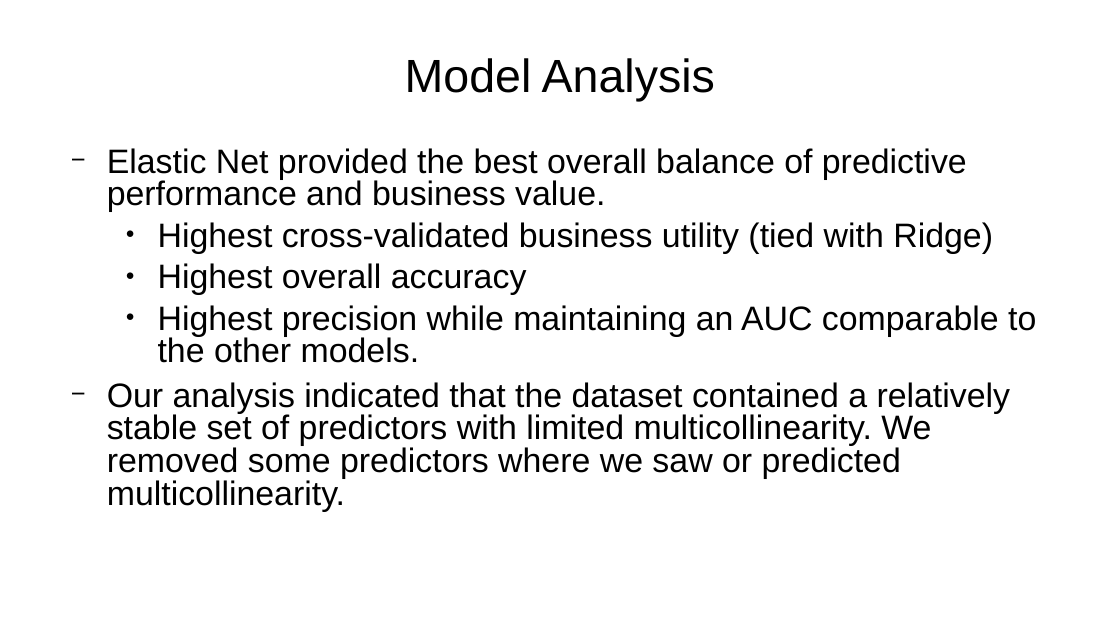
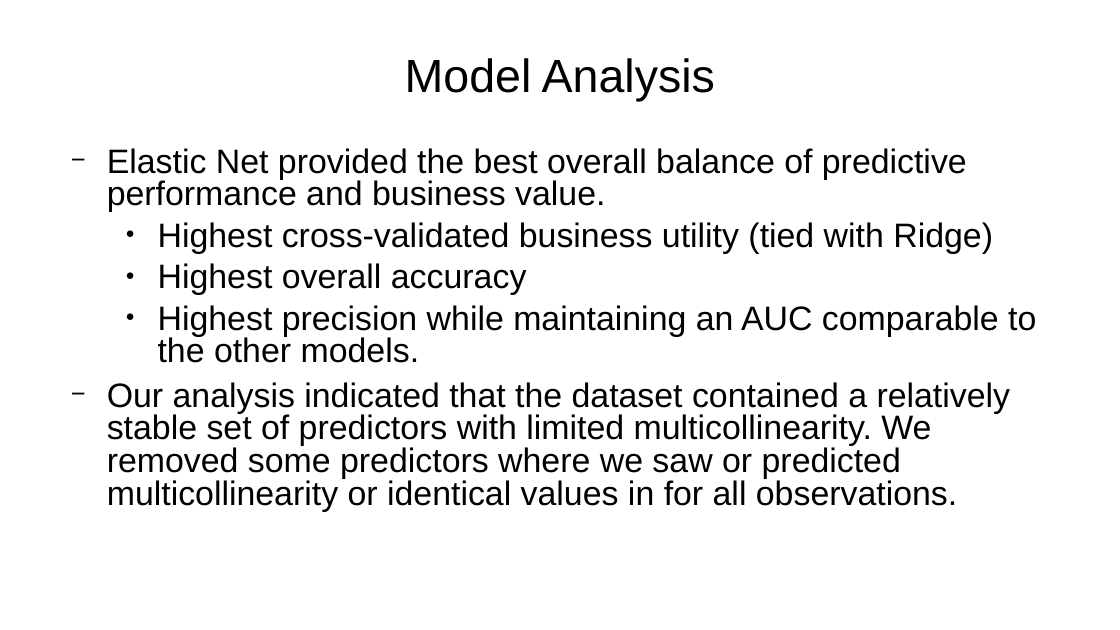
Before and after one commit to sbowler/project-one, a slide deck: slide 14 of presentations/project2_presentation.pptx (slide 16 before the commit). Drawn at 1120x630 pixels with LibreOffice and Linux fonts; fonts in the diff are those of the drawing; background and template pictures are left out. Boxes give left, top, right and bottom in pixels: in the first picture for what was removed or moved away, otherwise in the second. Text is boxed around its words. In the diff, an @@ line names an element or a change of style, - is before the commit and + after.

```diff
--- a/presentations/project2_presentation.pptx
+++ b/presentations/project2_presentation.pptx
@@ text at box(107, 382, 1011, 511): text changed @@
-  − Our analysis indicated that the dataset contained a relatively stable set of predictors with limited multicollinearity. We removed some predictors where we saw or predicted multicollinearity.
+  − Our analysis indicated that the dataset contained a relatively stable set of predictors with limited multicollinearity. We removed some predictors where we saw or predicted multicollinearity or identical values in for all observations.
```
Also in this commit, not shown: 14 other slides changed, 1 slide added, 2 slides removed.
